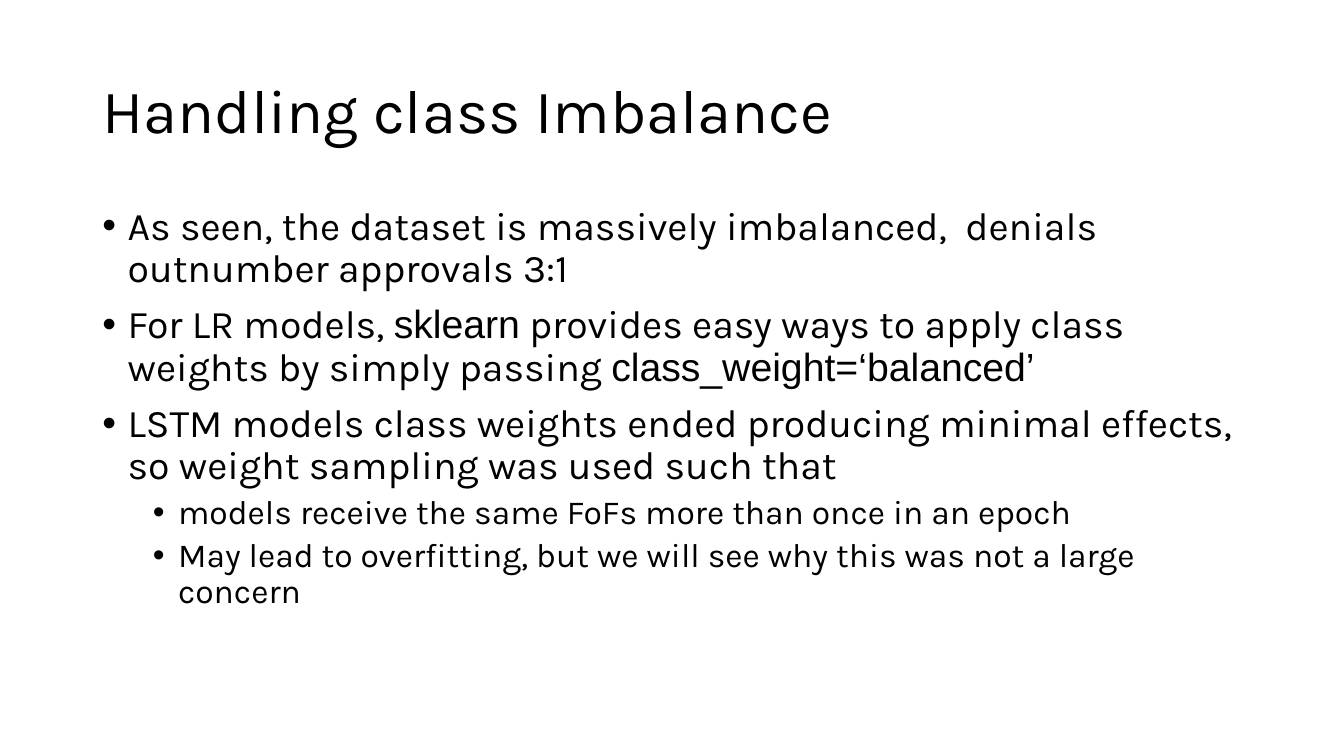
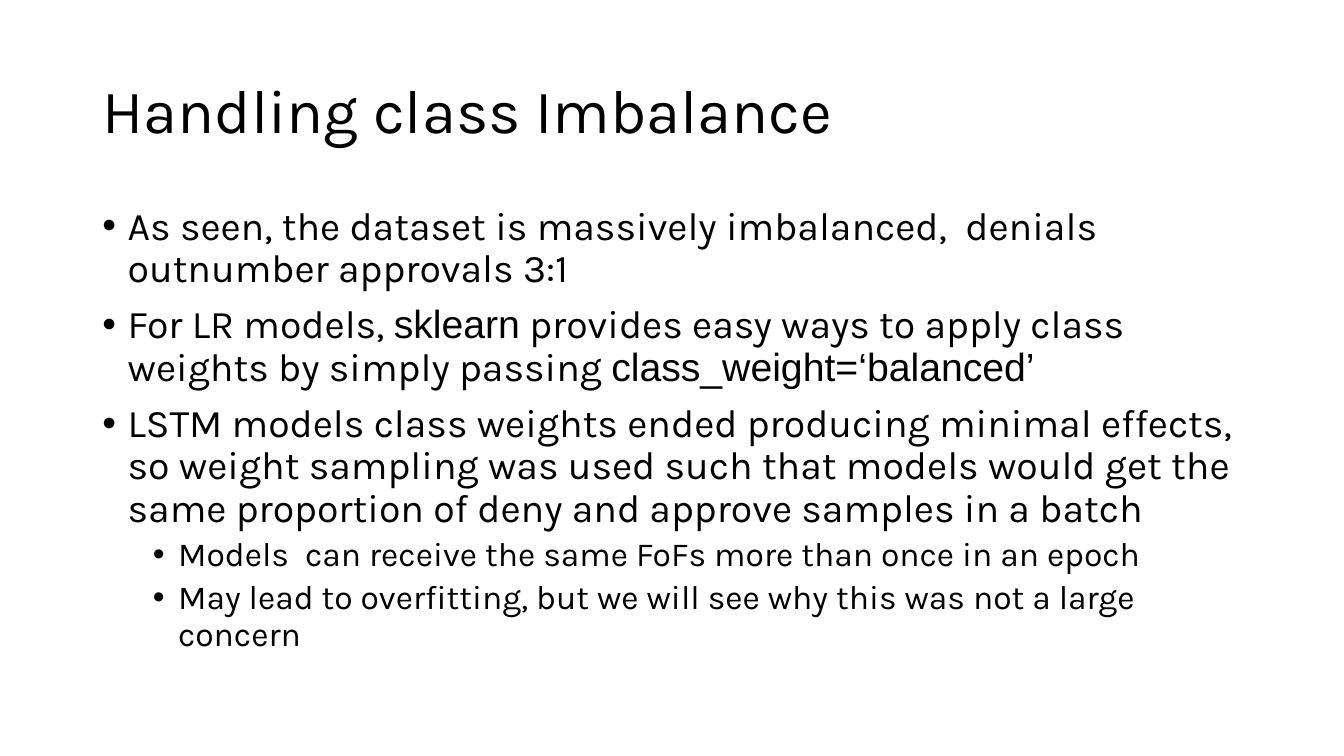
Before and after one commit to Juliusfrank11/security-clearance-classification, a slide deck: slide 5 of Final-Group-Presentation/Project Presentation.pptx. Drawn at 1344x756 pixels with LibreOffice and Linux fonts; fonts in the diff are those of the drawing. Boxes give left, top, right and bottom in pixels: in the first picture for what was removed or moved away, otherwise in the second. Text is boxed around its words. In the diff, an @@ line names an element or a change of style, - is before the commit and + after.

Commit message:
changes to presentation

```diff
--- a/Final-Group-Presentation/Project Presentation.pptx
+++ b/Final-Group-Presentation/Project Presentation.pptx
@@ text at box(128, 410, 1232, 574): text changed @@
-• LSTM models class weights ended producing minimal effects, so weight sampling was used such that
-  • models receive the same FoFs more than once in an epoch
+• LSTM models class weights ended producing minimal effects, so weight sampling was used such that models would get the same proportion of deny and approve samples in a batch
+  • Models can receive the same FoFs more than once in an epoch
```
Also in this commit, not shown: 1 other file.
